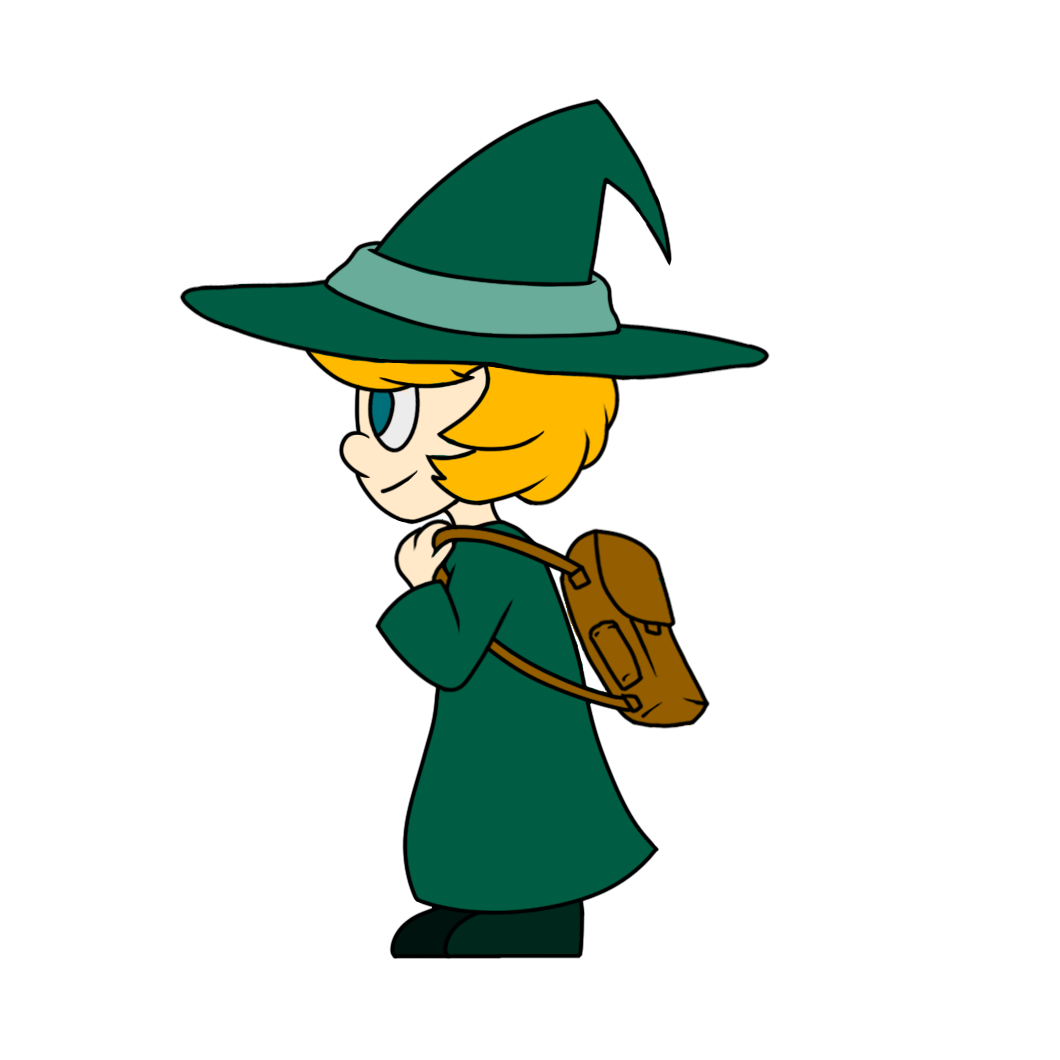
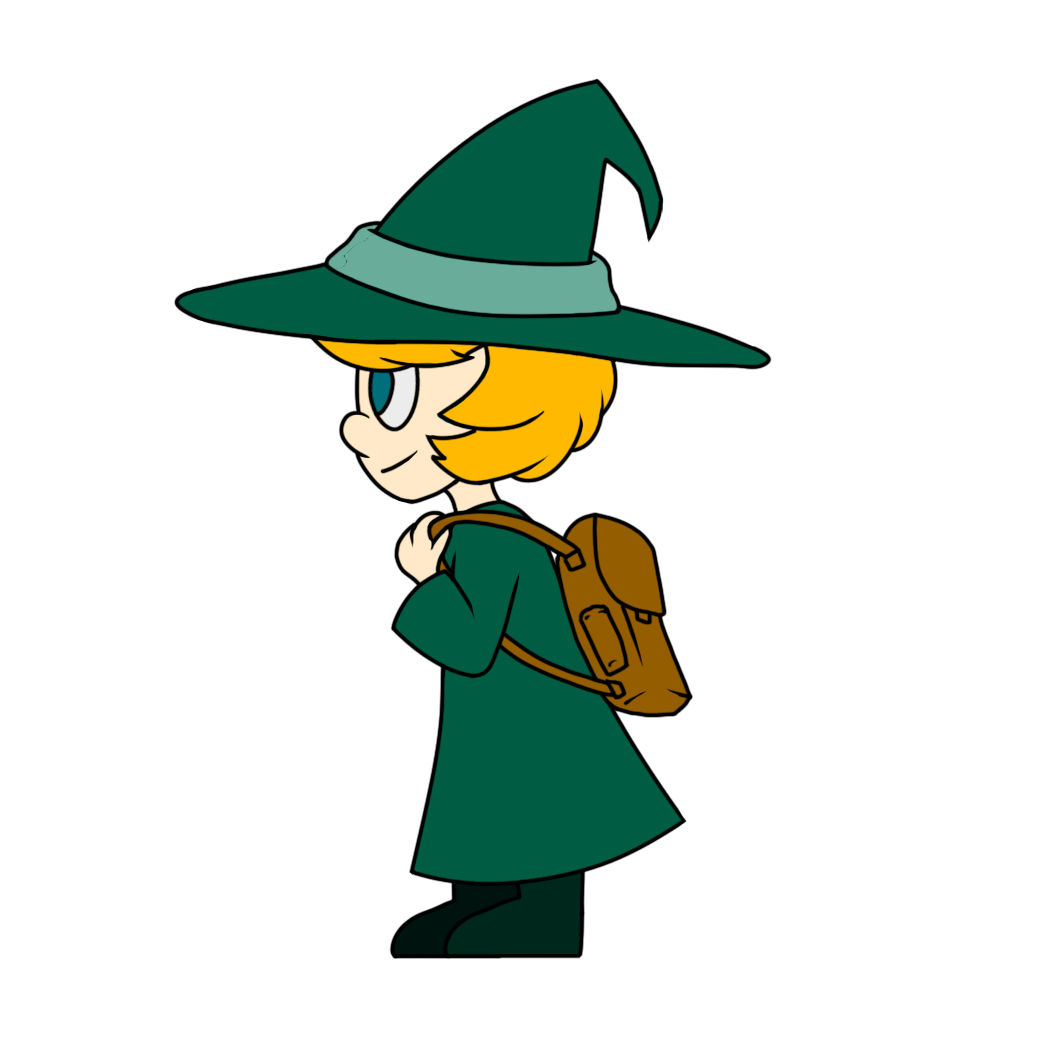
Layer changes from the first 1060×1060 image to the second:
added layer "WitchGirl_Idle_23" in group "WitchIdleLineart" over [174, 78, 772, 956]
added layer "WitchGirl_Idle_22" in group "WitchIdleLineart" over [174, 78, 772, 956]
added layer "WitchGirl_Idle_05" in group "WitchIdleLineart" over [174, 78, 772, 956]
added layer "WitchGirl_Idle_04" in group "WitchIdleLineart" over [174, 78, 772, 956]
added layer "WitchGirl_Idle_03" in group "WitchIdleLineart" over [174, 78, 772, 956]
added layer "WitchGirl_Idle_02" in group "WitchIdleLineart" over [174, 78, 772, 956]
added layer "WitchGirl_Idle_01" in group "WitchIdleLineart" over [174, 78, 772, 956]
